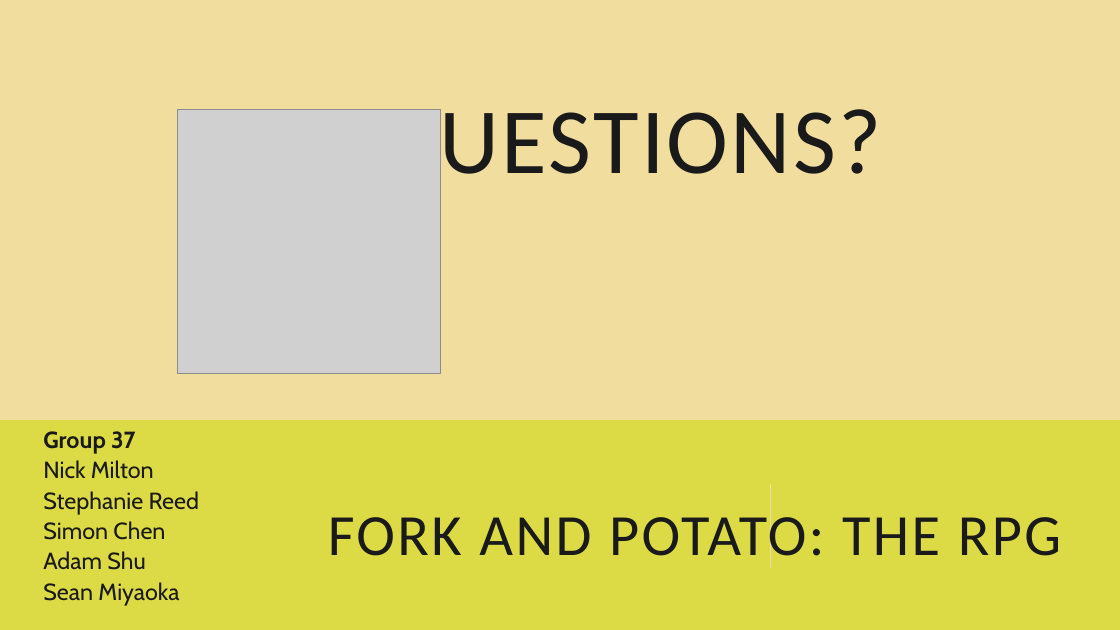
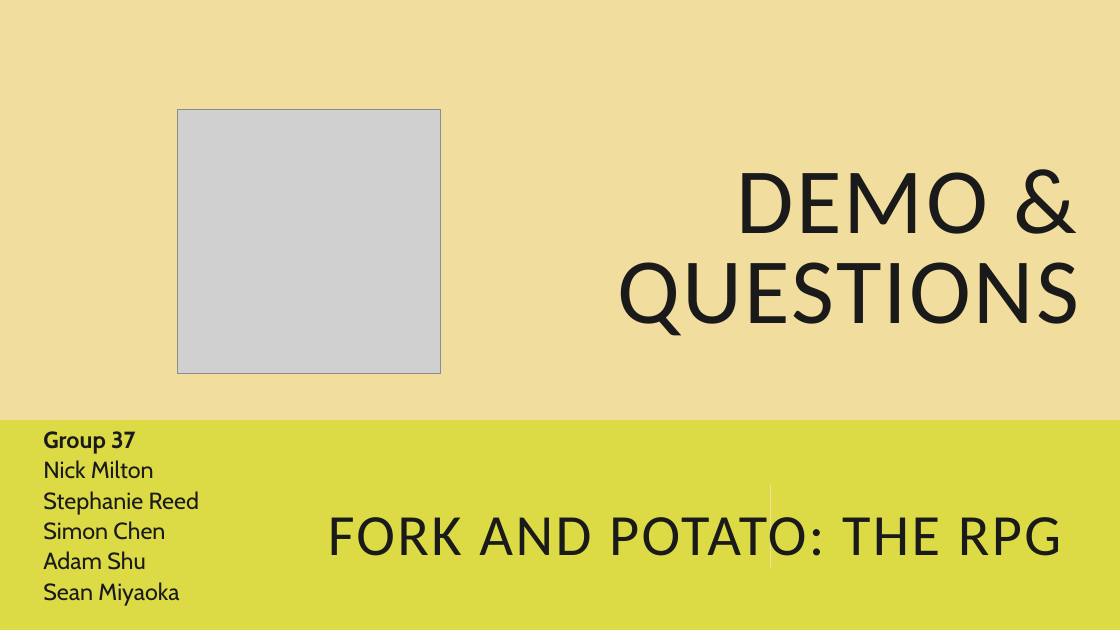
Before and after one commit to smiyaoka/forkPotatoDOC, a slide deck: slide 11 of ForkandPotatoSprint1.pptx (slide 12 before the commit). Drawn at 1120x630 pixels with LibreOffice and Linux fonts; fonts in the diff are those of the drawing; grey boxes stand for pictures. Boxes give left, top, right and bottom in pixels: in the first picture for what was removed or moved away, otherwise in the second. Text is boxed around its words. In the diff, an @@ line names an element or a change of style, - is before the commit and + after.

```diff
--- a/ForkandPotatoSprint1.pptx
+++ b/ForkandPotatoSprint1.pptx
@@ text at [617, 172, 1079, 336]: text changed @@
-QUESTIONS?
+DEMO & QUESTIONS
```
Also in this commit, not shown: 7 other slides changed, 1 slide removed.
